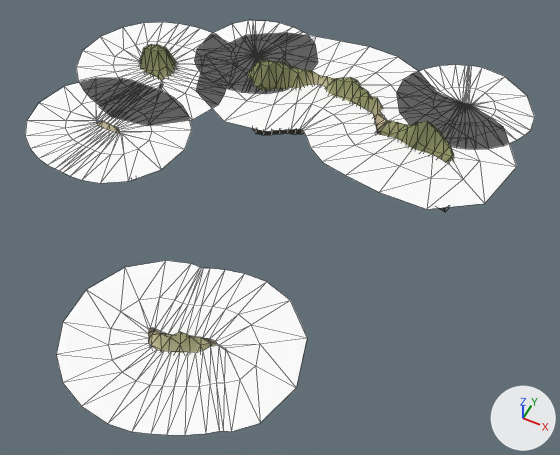
What one commit did to the glTF model public/models/landmark-abrolhos-low.v1.glb.
Before and after are seen from a camera (50 mm lens) standing at (14.7, -24.2, 27.6) and looking at (2.8, -0.4, -2.2). Lighting does not change. The marker at lower right points along +X, +Y and +Z. The older version comes first. Mesh edges are drawn as thin lines. Where no turn or scale is listed for an object, it has been applied to the vertices. Vertices at exactly the same position are counted once.

Names of what the first picture shows: 'island', 'surf'.
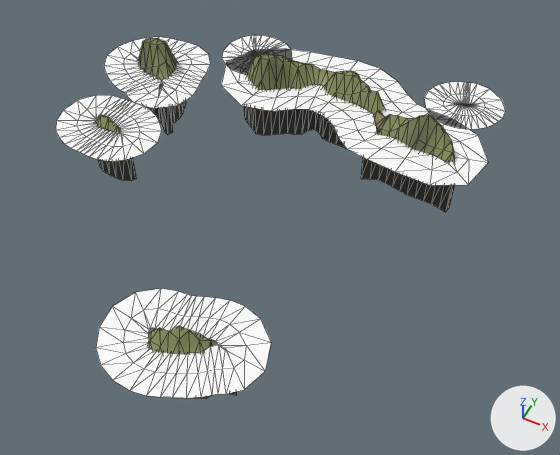
Changed parts and their boxes [x1, y1, x2, y2] in the pictures (560 x 455 px; the box of a moved part takes in the faces that stretch with it):
'surf', reshaped (12% narrower, 12% shorter): before [25, 20, 535, 435]; after [56, 35, 505, 398]
'island', reshaped: before [97, 44, 453, 353]; after [95, 38, 455, 399]
part 1 of me_mesh_0, moved or reshaped: before [247, 60, 453, 163]; after [246, 53, 455, 163]
part 2 of me_mesh_0, moved or reshaped: before [140, 48, 158, 76]; after [138, 41, 157, 76]
part 3 of me_mesh_0, moved or reshaped: before [153, 50, 174, 81]; after [152, 44, 175, 81]
part 4 of me_mesh_0, moved or reshaped: before [139, 44, 176, 70]; after [139, 38, 177, 69]
part 5 of me_mesh_0, moved or reshaped: before [148, 329, 218, 353]; after [147, 326, 218, 355]
part 6 of me_mesh_0, moved or reshaped: before [97, 120, 120, 133]; after [95, 114, 121, 133]
part 7 of me_mesh_1, moved or reshaped: before [195, 20, 318, 94]; after [222, 35, 292, 74]
part 8 of me_mesh_1, moved or reshaped: before [25, 22, 535, 435]; after [56, 37, 505, 398]

The change, as a list of edits to the scene's bpy script:
```text
Change me_mesh_0:
    used by ob_island; location = (0.0, 0.0, 0.0)
    remove me_mesh_0.from_pydata(...)  # 388 vertices, 620 faces; spans x -9.9..10.0, y -11.0..10.9, z -3.2..1.6
    add me_mesh_0.from_pydata(...)  # 388 vertices, 620 faces; spans x -9.9..10.0, y -11.0..10.9, z -3.2..2.1
    me_mesh_0 part 1: all 72 vertices in x -3.2..9.5, y 6.0..9.3, z -0.2..1.6 are multiplied about their middle by the matrix ((1.0, 0.0, 0.0), (0.0, 1.0, 0.0), (0.006, 0.051, 1.203)), then moved by (0.0, 0.0, 0.4)
    me_mesh_0 part 2: all 4 vertices in x -9.6..-8.2, y 5.2..6.4, z -0.1..0.3 are moved by (0.0, 0.0, 0.2)
    me_mesh_0 part 3: all 2 vertices in x -7.7..-7.5, y 5.2..5.6, z 0.4..0.5 are moved by (0.0, 0.0, 0.3)
    me_mesh_0 part 4: all 10 vertices in x -9.1..-7.7, y 5.6..6.4, z 0.6..1.5 are moved by (0.0, 0.0, 0.4)
    me_mesh_0 part 5: all 12 vertices in x 1.6..4.0, y -10.5..-9.3, z 0.0..0.6 are scaled about their middle by (1, 1, 1.4), then moved by (0.0, 0.0, 0.3)
    me_mesh_0 part 6
    me_mesh_0.vertices[230].co: (-8.7, 0.2, -0.1) -> (-8.7, 0.2, 0.1)  # pixel (96, 123) -> pixel (95, 120)
    me_mesh_0.vertices[231].co: (-8.2, 0.2, 0.3) -> (-8.2, 0.2, 0.7)  # pixel (102, 120) -> pixel (100, 114)
    me_mesh_0.vertices[232].co: (-7.7, 0.2, 0.3) -> (-7.7, 0.2, 0.7)  # pixel (109, 123) -> pixel (108, 117)
    me_mesh_0.vertices[233].co: (-7.2, 0.2, 0.1) -> (-7.2, 0.2, 0.4)  # pixel (117, 129) -> pixel (117, 125)
Change me_mesh_1:
    used by ob_surf; location = (0.0, 0.0, 0.0)
    remove me_mesh_1.from_pydata(...)  # 504 vertices, 672 faces; spans x -13.2..12.7, y -14.3..14.3, z 0.0
    add me_mesh_1.from_pydata(...)  # 504 vertices, 672 faces; spans x -11.6..11.3, y -12.7..12.7, z 0.0
    me_mesh_1 part 7: the loose piece of 84 vertices spanning x -7.2..-0.1, y 5.9..13.1, z 0.0 is scaled about its middle by (0.591, 0.556, 1)
    me_mesh_1 part 8: 280 of 504 vertices moved; they spanned x -13.2..12.7, y -14.3..14.3, z 0.0 and now span x -11.6..11.3, y -12.7..12.7, z 0.0; mean shift (0.0, 0.0, 0.0); largest move (7.1, 2.1, 0.0) -> (7.2, 3.9, 0.0)
```
